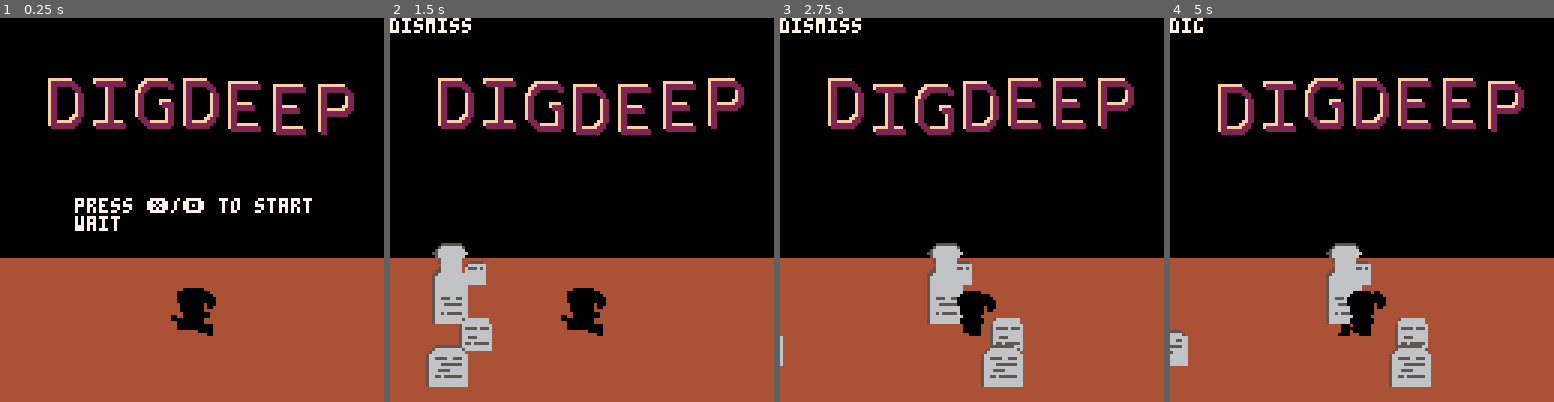
Above: before the commit, frames 1-4 (left to right).
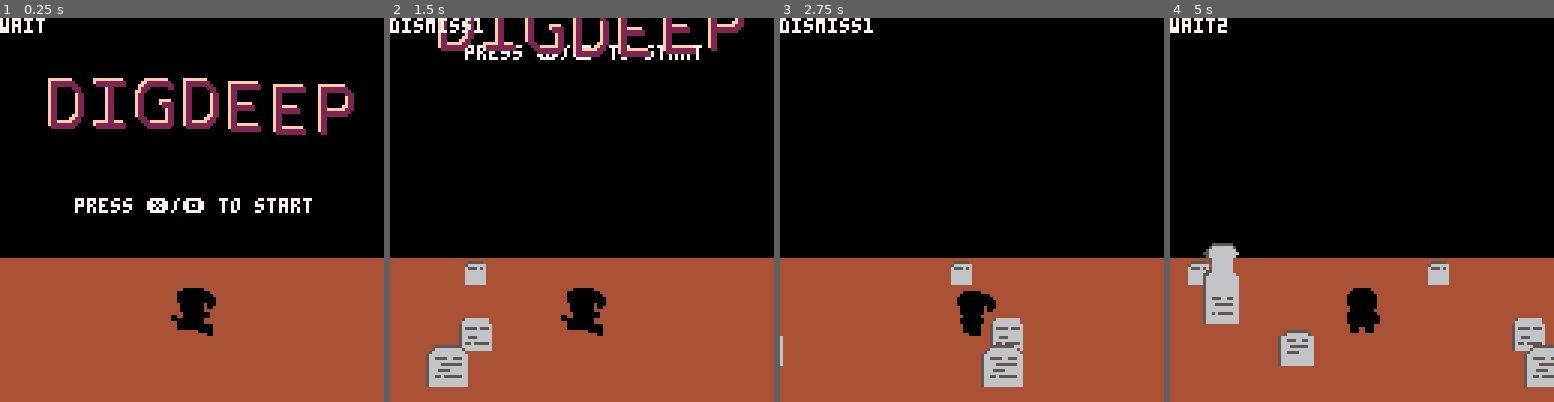
Above: after the commit, the same moments.

Repository: scottnm/collards.p8
Game: PICO-8 cartridge collards.p8
Two runs of this game, one before a commit and one after it. Both use one fixed random seed, a clock stepped at 60 frames per second and the inputs below.
Inputs:
- Up to frame 1 (0.25 s): no input
- Up to frame 2 (1.5 s): tap X (X key) at 0.33, 1.07 s; tap O (Z key) at 0.7 s
- Up to frame 3 (2.75 s): hold Right 1.6-2.1 s; tap O (Z key) at 1.7, 2.1, 2.5 s; tap X (X key) at 1.85 s; hold Up 2.15-2.42 s; hold Right from 2.47 s (still down)
- Up to frame 4 (5 s): tap O (Z key) every 0.4 s from 2.9 to 4.9 s; tap X (X key) at 2.97, 4.08 s; release Right at 3.03 s; hold Left 3.08-3.58 s; hold Down 3.63-3.97 s; hold Right 4.02-4.68 s; hold Up from 4.73 s (still down)

The runs differ from the first frame. In frame 1, 0.5% of the frame differs, in the area x 0-32%, y 0-56%; in frame 2, 10%; in frame 3, 6.5%; in frame 4, 14%, in the area x 0-100%, y 0-97%.

Commit message:
dismiss title and prompt

Diff:
--- a/pregame.lua
+++ b/pregame.lua
@@ -8,6 +8,9 @@
     update_anim(g_player, g_anims.WalkLeft)
 
     g_main_grave = nil
+    g_title_y = 31
+    g_start_prompt_y = 60
+    g_title_dismiss_spd = 0.75
 
     g_letters = { d = 194, i = 196, g = 198, e = 200, p = 202 }
 
@@ -61,15 +64,26 @@
 end
 
 function _update_title_screen(input)
+    -- FIXME: fix all of these phase names
     if g_subphase == "wait" then
         update_anim(g_player, g_anims.WalkLeft)
         if input.btn_x_change or input.btn_o_change then
-            g_subphase = "dismiss"
+            g_subphase = "dismiss1"
             g_main_grave = make_prop(-10, 8)
             g_dismiss_count = 75
         end
         foreach(g_props, move_prop)
-    elseif g_subphase == "dismiss" then
+    elseif g_subphase == "dismiss1" then
+        update_anim(g_player, g_anims.WalkLeft)
+        foreach(g_props, move_prop)
+        g_title_y -= g_title_dismiss_spd
+        g_start_prompt_y -= (g_title_dismiss_spd * 2)
+        g_dismiss_count -= 1
+        if g_dismiss_count == 0 then
+            g_subphase = "dismiss2"
+            g_dismiss_count = 30
+        end
+    elseif g_subphase == "dismiss2" then
         update_anim(g_player, g_anims.WalkLeft)
         move_prop(g_main_grave)
         foreach(g_props, move_prop)
@@ -150,13 +164,11 @@
 
     for e in all(ysort) do e.on_iter() end -- run all draw procs
 
-    draw_title_text(Colors.Tan, 21, 31)
-    draw_title_text(Colors.Maroon, 22, 32)
+    print("press \151/\142 to start", 25, g_start_prompt_y, Colors.White)
+    draw_title_text(Colors.Tan, 21, g_title_y)
+    draw_title_text(Colors.Maroon, 22, g_title_y + 1)
 
-    if g_subphase == "wait" then
-        print("press \151/\142 to start", 25, 60, Colors.White)
-    end
-    print(g_subphase, Colors.White)
+    print(g_subphase, 0, 0, Colors.White)
 end
 
 -- NOTE TO SELF: BROKEN NOTES
